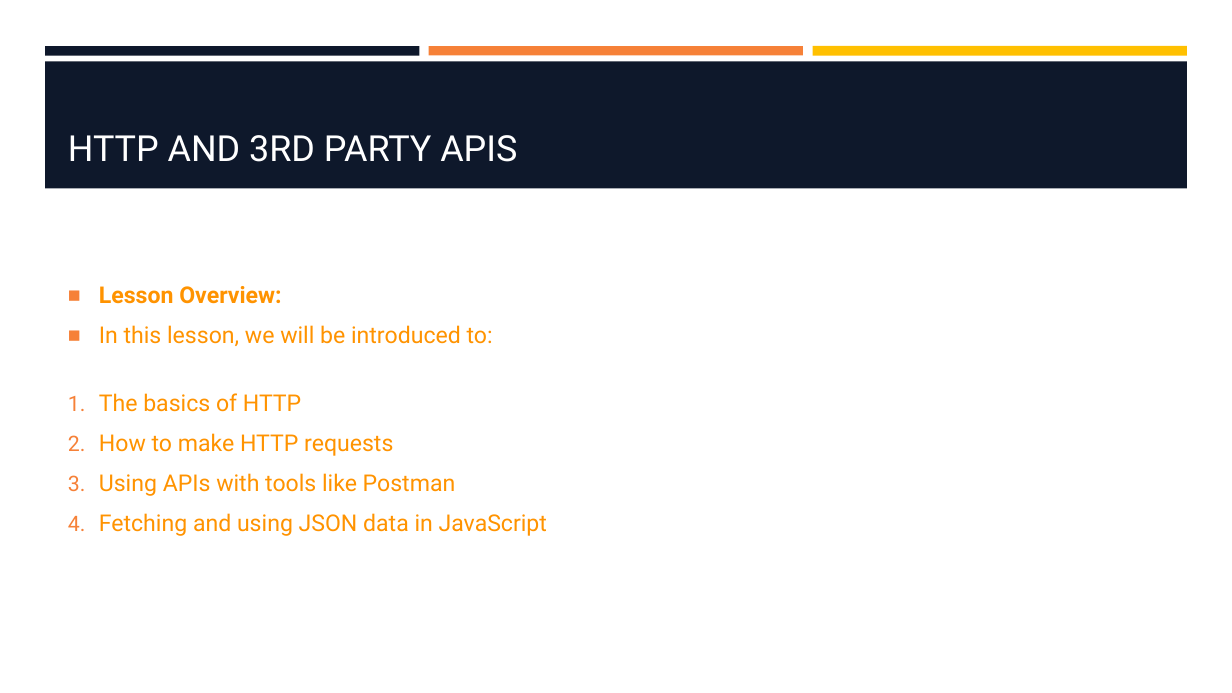
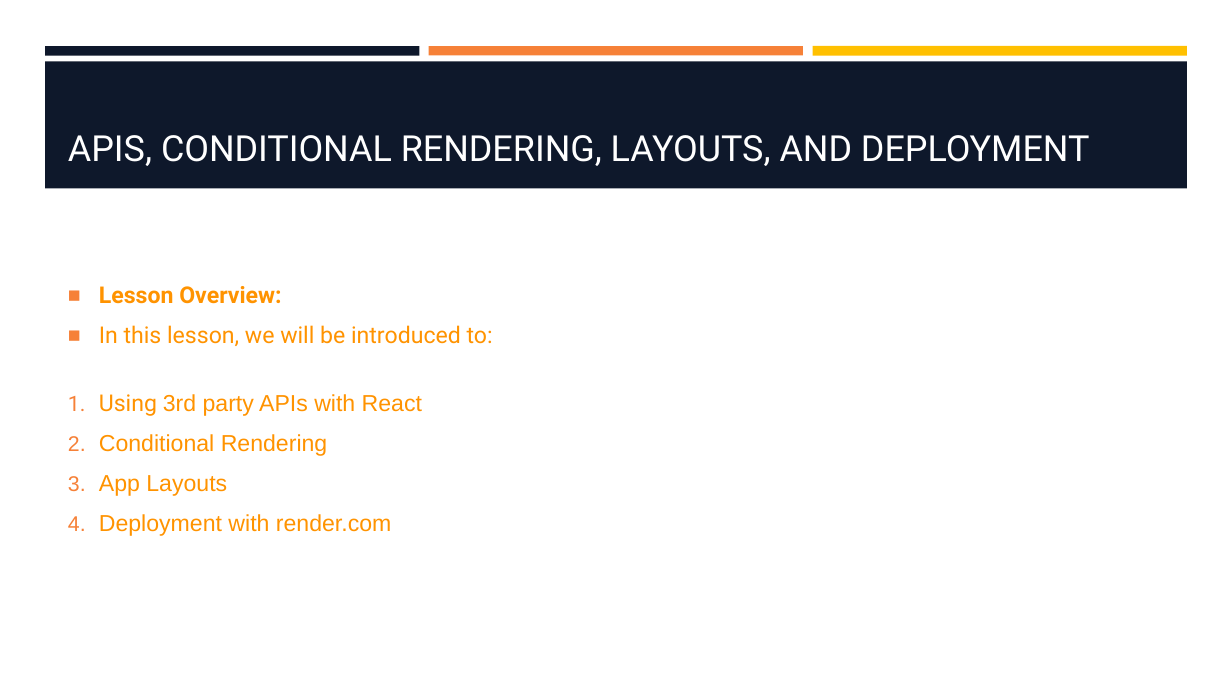
Before and after one commit to hawkeye1900/SBC-Sept24, a slide deck: slide 2 of week-9/W9-S3-Rendering-API-Deployment/W9-S3-Rendering-API-Deployment.pptx. Drawn at 1232x693 pixels with LibreOffice and Linux fonts; fonts in the diff are those of the drawing; background and template pictures are left out. Boxes give left, top, right and bottom in pixels: in the first picture for what was removed or moved away, otherwise in the second. Text is boxed around its words. In the diff, an @@ line names an element or a change of style, - is before the commit and + after.

Commit message:
Updated Presentation for W9-S3

```diff
--- a/week-9/W9-S3-Rendering-API-Deployment/W9-S3-Rendering-API-Deployment.pptx
+++ b/week-9/W9-S3-Rendering-API-Deployment/W9-S3-Rendering-API-Deployment.pptx
@@ title at bbox=[68, 135, 1090, 166]: text changed @@
-HTTP AND 3RD PARTY APIS
+APIS, CONDITIONAL RENDERING, LAYOUTS, AND DEPLOYMENT
@@ text at bbox=[99, 394, 422, 536]: text changed; font Roboto to Arial @@
-1. The basics of HTTP
-2. How to make HTTP requests
-3. Using APIs with tools like Postman
-4. Fetching and using JSON data in JavaScript
+1. Using 3rd party APIs with React
+2. Conditional Rendering
+3. App Layouts
+4. Deployment with render.com
```
Also in this commit, not shown: 3 other slides changed, 5 slides added, 8 slides removed, 1 other file.
